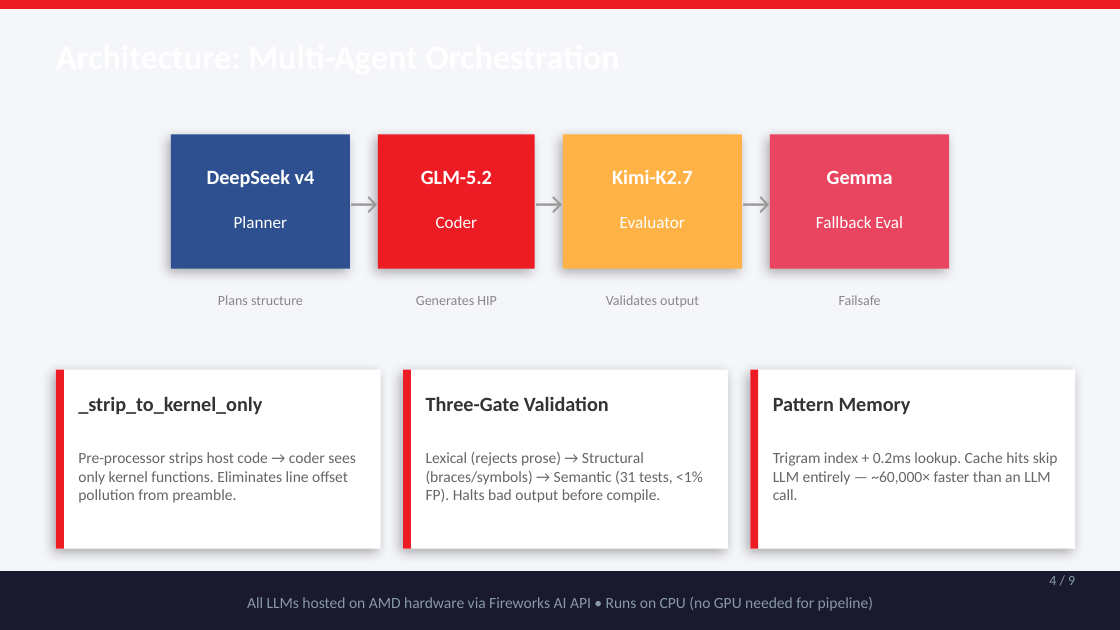
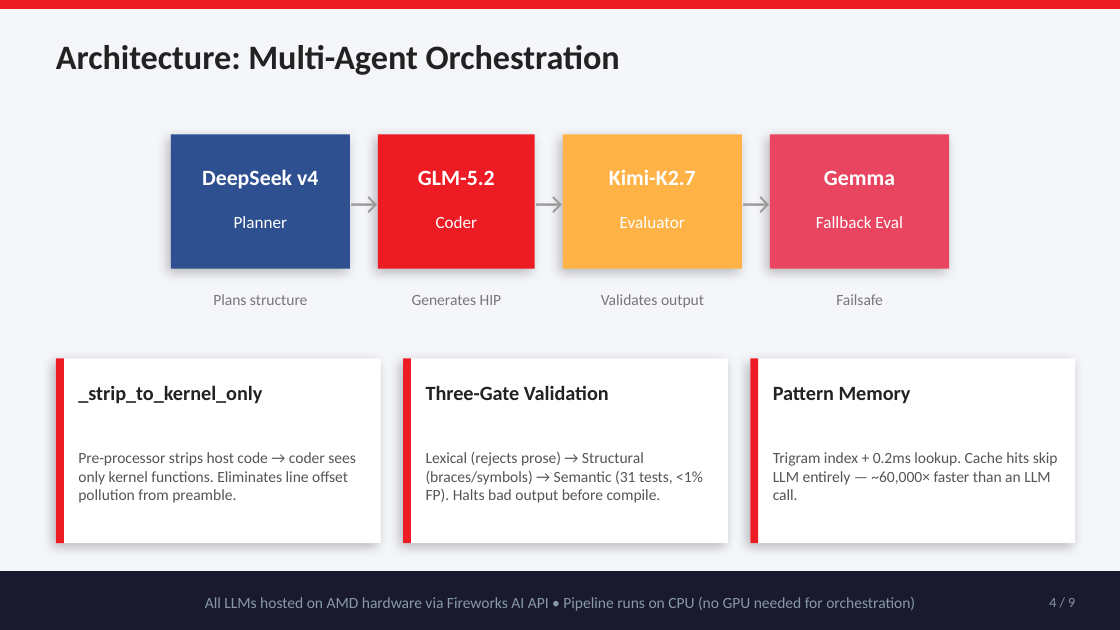
Before and after one commit to indrad3v4/Kernel-Olympics, a slide deck: slide 4 of slides/KernelOlympics_Deck.pptx. Drawn at 1120x630 pixels with LibreOffice and Linux fonts; fonts in the diff are those of the drawing. Boxes give left, top, right and bottom in pixels: in the first picture for what was removed or moved away, otherwise in the second. Text is boxed around its words. In the diff, an @@ line names an element or a change of style, - is before the commit and + after.

```diff
--- a/slides/KernelOlympics_Deck.pptx
+++ b/slides/KernelOlympics_Deck.pptx
@@ text added at [56,45,620,75], 22 pt, text #222222, bold @@
+Architecture: Multi-Agent Orchestration
@@ size 13 to 14 pt in 4 elements at [202,169,318,189], [418,170,495,185], [609,169,696,185], [824,170,895,185] @@
@@ size 9 to 10 pt, text colour #888888 to #777777 in 4 elements at [213,294,307,305], [412,295,502,305], [601,294,704,308], [836,294,883,305] @@
@@ rectangle: place and size @@
-rectangle at [56,370,381,549]
+rectangle at [56,358,381,543]
@@ rectangle: place and size @@
-rectangle at [56,370,64,549]
+rectangle at [56,358,64,543]
@@ rectangle: place and size @@
-rectangle at [403,370,728,549]
+rectangle at [403,358,728,543]
@@ rectangle: place and size @@
-rectangle at [403,370,411,549]
+rectangle at [403,358,411,543]
@@ shadow changed in 7 elements at [170,134,349,269], [379,134,535,269], [563,134,743,269], [771,134,950,269], [56,358,381,543], [403,358,728,543], [750,358,1075,543] @@
@@ rectangle: place and size @@
-rectangle at [750,370,1075,549]
+rectangle at [750,358,1075,543]
@@ rectangle: place and size @@
-rectangle at [750,370,758,549]
+rectangle at [750,358,758,543]
@@ 3 texts: place and size @@
-3 texts at [78,396,911,414]
+3 texts at [78,385,911,403]
@@ text colour #333333 to #222222 in 3 elements at [78,385,262,403], [426,385,609,400], [773,387,911,403] @@
@@ text colour #666666 to #555555 in 3 elements at [78,452,356,503], [426,452,703,503], [773,452,1058,500] @@
@@ text at [205,597,915,611]: text changed @@
-All LLMs hosted on AMD hardware via Fireworks AI API • Runs on CPU (no GPU needed for pipeline)
+All LLMs hosted on AMD hardware via Fireworks AI API • Pipeline runs on CPU (no GPU needed for orchestration)
@@ text "4 / 9": place and size @@
-text "4 / 9" at [1049,576,1075,585]
+text "4 / 9" at [1049,598,1075,607]
```
Also in this commit, not shown: 8 other slides changed, 3 other files.
